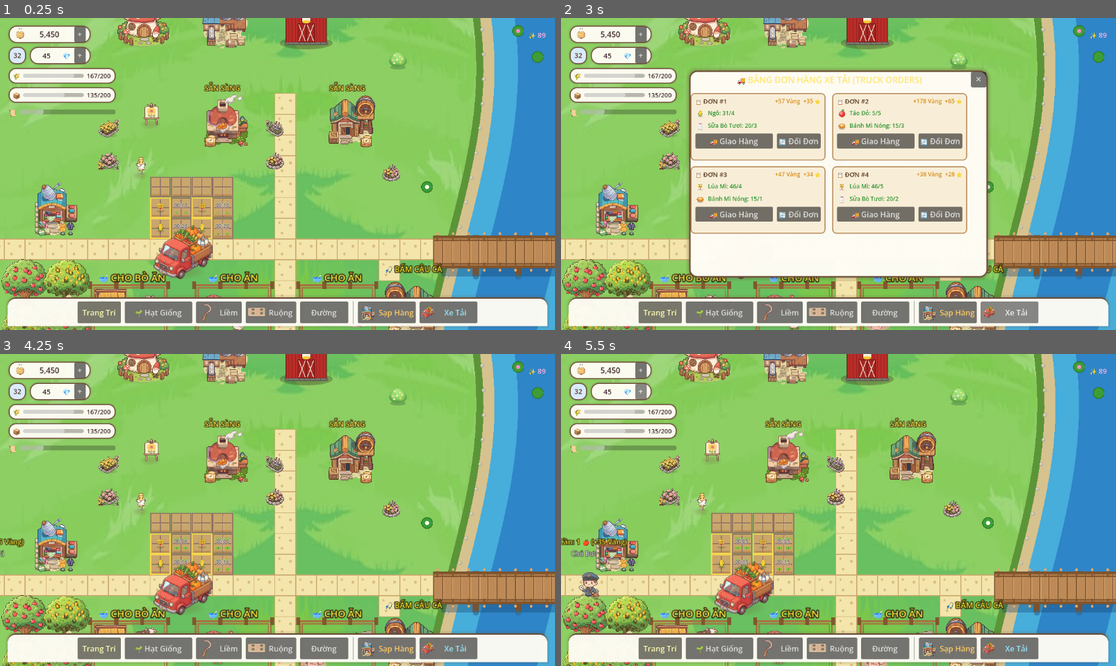
Above: before the commit, frames 1-4 (two rows, left to right).
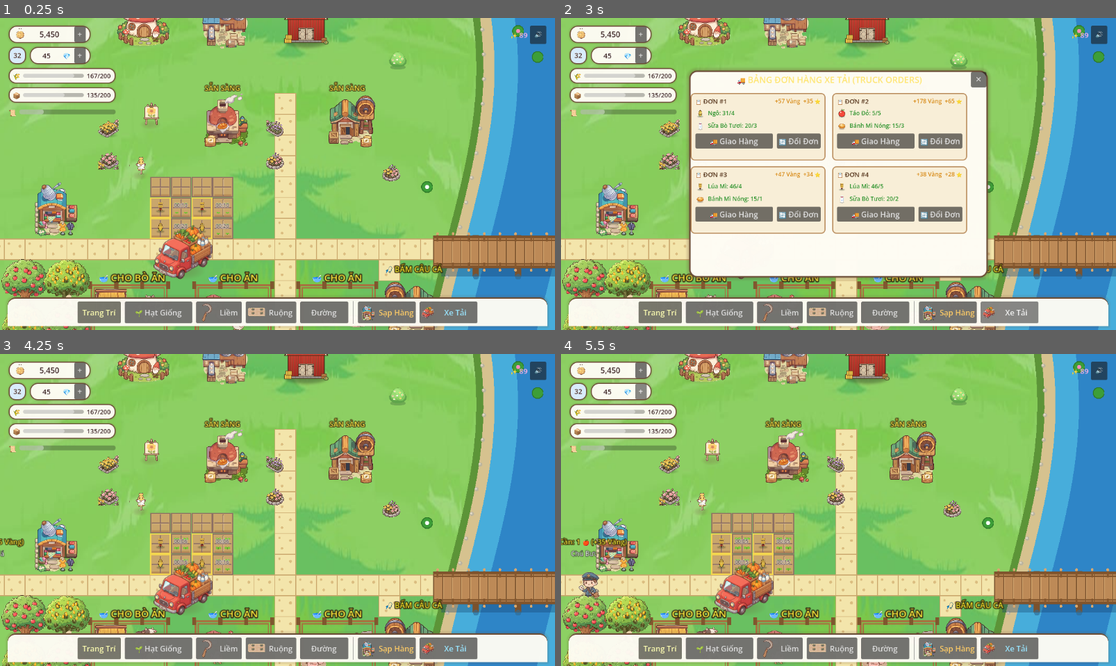
Above: after the commit, the same moments.

Repository: phidanghai-spec/Chibifarmer-
Game: Godot game, scene res://scenes/main_farm.tscn
Two runs of this game, one before a commit and one after it. Both use one fixed random seed, a clock stepped at 60 frames per second and the inputs below.
Inputs (mouse positions are in pixels of both pictures, inside the frame that each line leads up to):
- Up to frame 1 (0.25 s): no input
- Up to frame 2 (3 s): click (1099, 33) at 0.5 s, where only the run after the commit has a clickable "🔊"; click (1099, 33) at 1.25 s, where only the run after the commit has a clickable "🔇"; click "Sạp Hàng" at 2 s; click "Xe Tải" at 2.75 s
- Up to frame 3 (4.25 s): click "✕" at 3.5 s
- Up to frame 4 (5.5 s): click "+" at 4.25 s; click "+" at 5 s

The runs differ from the first frame. In frame 1, 0.8% of the frame differs, in the area x 28-99%, y 0-69%; in frame 2, 0.8%; in frame 3, 0.8%; in frame 4, 0.8%.

Commit message:
feat: 2.5D Chibi Barn, Ghost Preview, AudioManager & Visitor Dialogues

Diff:
--- a/project.godot
+++ b/project.godot
@@ -29,6 +29,7 @@
 TruckOrderSystem="*res://scripts/systems/truck_order_system.gd"
 SpriteAtlasManager="*res://scripts/core/sprite_atlas_manager.gd"
 SaveManager="*res://scripts/core/save_manager.gd"
+AudioManager="*res://scripts/core/audio_manager.gd"
 
 [debug]
 
--- a/scenes/ui_hud.tscn
+++ b/scenes/ui_hud.tscn
@@ -324,6 +324,13 @@
 theme_override_colors/font_color = Color(1, 0.7, 0.9, 1)
 theme_override_font_sizes/font_size = 15
 text = "✨ 10"
+
+[node name="BtnAudioToggle" type="Button" parent="TopRightHUD"]
+unique_name_in_owner = true
+custom_minimum_size = Vector2(34, 34)
+layout_mode = 2
+text = "🔊"
+tooltip_text = "Bật / Tắt Âm Thanh"
 
 [node name="BottomPanel" type="PanelContainer" parent="."]
 mouse_filter = 2
--- /dev/null
+++ b/scripts/core/audio_manager.gd
@@ -0,0 +1,78 @@
+extends Node
+
+## AudioManager
+## Quản lý âm thanh 2.5D Chibi Cozy Farm với AudioStreamPlayer Pool và 6 hiệu ứng .wav gốc.
+## 100% Static Typing GDScript 2.0.
+
+var is_muted: bool = false
+
+var _sounds: Dictionary = {} # String -> AudioStreamWAV
+var _players: Array[AudioStreamPlayer] = []
+const POOL_SIZE: int = 8
+var _current_player_idx: int = 0
+
+const SFX_MAP: Dictionary = {
+	"click": "res://assets/audio/sfx_click.wav",
+	"sfx_click": "res://assets/audio/sfx_click.wav",
+	"plant": "res://assets/audio/sfx_plant.wav",
+	"sfx_plant": "res://assets/audio/sfx_plant.wav",
+	"harvest": "res://assets/audio/sfx_harvest.wav",
+	"sfx_harvest": "res://assets/audio/sfx_harvest.wav",
+	"coin": "res://assets/audio/sfx_coin.wav",
+	"sfx_coin": "res://assets/audio/sfx_coin.wav",
+	"splash": "res://assets/audio/sfx_splash.wav",
+	"sfx_splash": "res://assets/audio/sfx_splash.wav",
+	"error": "res://assets/audio/sfx_error.wav",
+	"sfx_error": "res://assets/audio/sfx_error.wav"
+}
+
+func _ready() -> void:
+	# 1. Tải sẵn toàn bộ tài nguyên âm thanh .wav
+	for key: Variant in SFX_MAP:
+		var k_str: String = str(key)
+		var path_str: String = str(SFX_MAP[k_str])
+		if FileAccess.file_exists(path_str):
+			var stream: AudioStream = load(path_str) as AudioStream
+			if stream != null:
+				_sounds[k_str] = stream
+
+	# 2. Tạo Pool AudioStreamPlayer
+	for i: int in range(POOL_SIZE):
+		var p: AudioStreamPlayer = AudioStreamPlayer.new()
+		p.name = "SFXPlayer_%d" % i
+		p.bus = "Master"
+		add_child(p)
+		_players.append(p)
+
+	print("[AudioManager] Initialized with %d sounds and %d pooled players." % [_sounds.size(), _players.size()])
+
+func play_sfx(sfx_name: String) -> void:
+	if is_muted:
+		return
+
+	var clean_key: String = sfx_name.to_lower().strip_edges()
+	if not _sounds.has(clean_key):
+		if not clean_key.begins_with("sfx_"):
+			clean_key = "sfx_" + clean_key
+		if not _sounds.has(clean_key):
+			return
+
+	var stream: AudioStream = _sounds[clean_key] as AudioStream
+	if stream == null or _players.is_empty():
+		return
+
+	# Lấy player rảnh tiếp theo trong pool
+	var player: AudioStreamPlayer = _players[_current_player_idx]
+	_current_player_idx = (_current_player_idx + 1) % _players.size()
+
+	player.stop()
+	player.stream = stream
+	player.play()
+
+func toggle_mute() -> bool:
+	is_muted = not is_muted
+	if is_muted:
+		for p: AudioStreamPlayer in _players:
+			p.stop()
+	print("[AudioManager] Sound muted: ", is_muted)
+	return is_muted
--- a/scripts/core/main_farm.gd
+++ b/scripts/core/main_farm.gd
@@ -26,6 +26,10 @@
 var _truck_prop: Node2D = null
 var _barn_prop: Node2D = null
 var _silo_prop: Node2D = null
+
+var _ghost_preview_node: Node2D = null
+var _ghost_box: Polygon2D = null
+var _ghost_sprite: Sprite2D = null
 
 func _ready() -> void:
 	# Center camera around the vibrant central farm plaza immediately
@@ -73,6 +77,32 @@
 	# Link DragActionManager
 	if drag_action_manager != null:
 		drag_action_manager.main_farm = self
+		drag_action_manager.tool_changed.connect(_on_drag_tool_changed)
+
+	# Initialize Ghost Placement Preview Node (z_index = 50, top_level = false)
+	_ghost_preview_node = Node2D.new()
+	_ghost_preview_node.name = "GhostPlacementPreview"
+	_ghost_preview_node.z_index = 50
+	_ghost_preview_node.top_level = false
+	_ghost_preview_node.visible = false
+	add_child(_ghost_preview_node)
+
+	_ghost_box = Polygon2D.new()
+	_ghost_box.name = "GhostBox"
+	var half_box: float = 16.0
+	_ghost_box.polygon = PackedVector2Array([
+		Vector2(-half_box, -half_box),
+		Vector2(half_box, -half_box),
+		Vector2(half_box, half_box),
+		Vector2(-half_box, half_box)
+	])
+	_ghost_box.color = Color(1.0, 1.0, 1.0, 0.45)
+	_ghost_preview_node.add_child(_ghost_box)
+
+	_ghost_sprite = Sprite2D.new()
+	_ghost_sprite.name = "GhostSprite"
+	_ghost_sprite.position = Vector2.ZERO
+	_ghost_preview_node.add_child(_ghost_sprite)
 
 	# Initial Farm Build if Empty
 	if GridManager.occupied_cells.is_empty():
@@ -90,6 +120,100 @@
 		if arg == "--screenshot" or arg == "--run-tests":
 			_capture_screenshot_and_quit()
 			break
+
+func _on_drag_tool_changed(new_tool: DragActionManager.ToolType) -> void:
+	if _ghost_preview_node == null:
+		return
+
+	if new_tool == DragActionManager.ToolType.NONE or new_tool == DragActionManager.ToolType.SICKLE:
+		_ghost_preview_node.visible = false
+		return
+
+	var tex_id: String = ""
+	var spr_size: Vector2 = Vector2(28.0, 28.0)
+	match new_tool:
+		DragActionManager.ToolType.BUILD_FIELD:
+			tex_id = "field_plot"
+			spr_size = Vector2(28.0, 28.0)
+		DragActionManager.ToolType.BUILD_PATH:
+			tex_id = "path_tile"
+			spr_size = Vector2(28.0, 28.0)
+		DragActionManager.ToolType.PLANT_WHEAT:
+			tex_id = "wheat"
+			spr_size = Vector2(24.0, 24.0)
+		DragActionManager.ToolType.PLANT_CORN:
+			tex_id = "corn"
+			spr_size = Vector2(24.0, 24.0)
+		DragActionManager.ToolType.PLANT_CROP:
+			tex_id = drag_action_manager.selected_crop_id
+			spr_size = Vector2(24.0, 24.0)
+		DragActionManager.ToolType.PLANT_APPLE_TREE:
+			tex_id = "apple_seed"
+			spr_size = Vector2(28.0, 28.0)
+		DragActionManager.ToolType.PLANT_MANGO_TREE:
+			tex_id = "mango_seed"
+			spr_size = Vector2(28.0, 28.0)
+
+	if SpriteAtlasManager.has_texture(tex_id):
+		_ghost_sprite.texture = SpriteAtlasManager.get_texture(tex_id)
+		SpriteAtlasManager.set_sprite_pixel_size(_ghost_sprite, spr_size)
+		_ghost_sprite.visible = true
+	else:
+		_ghost_sprite.texture = null
+		_ghost_sprite.visible = false
+
+	_update_ghost_placement_preview(get_global_mouse_position())
+
+func _update_ghost_placement_preview(mouse_pos: Vector2) -> void:
+	if _ghost_preview_node == null or drag_action_manager == null:
+		return
+	var cur_tool: DragActionManager.ToolType = drag_action_manager.current_tool
+	if cur_tool == DragActionManager.ToolType.NONE or cur_tool == DragActionManager.ToolType.SICKLE:
+		_ghost_preview_node.visible = false
+		return
+
+	var cell: Vector2i = GridManager.world_to_grid(mouse_pos)
+	var snapped_pos: Vector2 = Vector2(float(cell.x) * 32.0 + 16.0, float(cell.y) * 32.0 + 16.0)
+	_ghost_preview_node.global_position = snapped_pos
+	_ghost_preview_node.visible = true
+
+	var is_valid: bool = false
+	match cur_tool:
+		DragActionManager.ToolType.BUILD_FIELD:
+			is_valid = not _is_in_water_pond(snapped_pos) and GridManager.can_place_building("field_plot", cell)
+		DragActionManager.ToolType.BUILD_PATH:
+			is_valid = not _is_in_water_pond(snapped_pos) and not GridManager.is_path_tile(cell) and not GridManager.is_cell_occupied(cell)
+		DragActionManager.ToolType.PLANT_APPLE_TREE:
+			is_valid = _can_plant_tree_preview(snapped_pos, "apple")
+		DragActionManager.ToolType.PLANT_MANGO_TREE:
+			is_valid = _can_plant_tree_preview(snapped_pos, "mango")
+		DragActionManager.ToolType.PLANT_WHEAT, DragActionManager.ToolType.PLANT_CORN, DragActionManager.ToolType.PLANT_CROP:
+			var plot: FieldPlot = get_field_plot_at(cell)
+			is_valid = (plot != null and plot.state == FieldPlot.PlotState.EMPTY)
+
+	if is_valid:
+		_ghost_preview_node.modulate = Color(0.35, 1.0, 0.45, 0.65) # Xanh Lá Trong Suốt
+	else:
+		_ghost_preview_node.modulate = Color(1.0, 0.35, 0.35, 0.65) # Đỏ Trong Suốt
+
+func _can_plant_tree_preview(world_pos: Vector2, tree_type: String) -> bool:
+	var seed_id: String = "apple_seed" if tree_type == "apple" else "mango_seed"
+	if not StorageManager.has_item(seed_id, 1):
+		return false
+	var cell: Vector2i = GridManager.world_to_grid(world_pos)
+	if not GridManager.is_within_bounds(cell):
+		return false
+	if GridManager.is_cell_occupied(cell) or GridManager.is_path_tile(cell):
+		return false
+	if _is_in_water_pond(world_pos):
+		return false
+	var fishing_rect: Rect2 = Rect2(Vector2(560.0, 560.0), Vector2(540.0, 300.0))
+	if fishing_rect.has_point(world_pos):
+		return false
+	for d: MovableDecor in _movable_decors:
+		if is_instance_valid(d) and world_pos.distance_to(d.global_position) < 32.0:
+			return false
+	return true
 
 func _screen_to_world(scr: Vector2) -> Vector2:
 	return (scr - Vector2(576.0, 324.0)) / 1.35 + camera_2d.position
@@ -197,21 +321,27 @@
 	var seed_id: String = "apple_seed" if tree_type == "apple" else "mango_seed"
 	if not StorageManager.has_item(seed_id, 1):
 		print("[MainFarm] Không đủ hạt giống: ", seed_id)
+		AudioManager.play_sfx("error")
 		return false
 
 	var cell: Vector2i = GridManager.world_to_grid(world_pos)
 	if not GridManager.is_within_bounds(cell):
+		AudioManager.play_sfx("error")
 		return false
 	if GridManager.is_cell_occupied(cell) or GridManager.is_path_tile(cell):
+		AudioManager.play_sfx("error")
 		return false
 	if _is_in_water_pond(world_pos):
+		AudioManager.play_sfx("error")
 		return false
 	var fishing_rect: Rect2 = Rect2(Vector2(560.0, 560.0), Vector2(540.0, 300.0))
 	if fishing_rect.has_point(world_pos):
+		AudioManager.play_sfx("error")
 		return false
 
 	for d: MovableDecor in _movable_decors:
 		if is_instance_valid(d) and world_pos.distance_to(d.global_position) < 32.0:
+			AudioManager.play_sfx("error")
 			return false
 
 	StorageManager.remove_item(seed_id, 1)
@@ -226,6 +356,7 @@
 
 	GridManager.add_attraction_score(5)
 	save_custom_decorations()
+	AudioManager.play_sfx("plant")
 	print("[MainFarm] Planted new ", tree_type, " tree at ", world_pos)
 	return true
 
@@ -659,7 +790,10 @@
 	return false
 
 func _unhandled_input(event: InputEvent) -> void:
-	if event is InputEventMouseButton:
+	if event is InputEventMouseMotion:
+		if drag_action_manager != null and drag_action_manager.current_tool != DragActionManager.ToolType.NONE and drag_action_manager.current_tool != DragActionManager.ToolType.SICKLE:
+			_update_ghost_placement_preview(get_global_mouse_position())
+	elif event is InputEventMouseButton:
 		var mb: InputEventMouseButton = event as InputEventMouseButton
 		if mb.button_index == MOUSE_BUTTON_LEFT and mb.is_pressed():
 			var cur_tool: DragActionManager.ToolType = drag_action_manager.current_tool if drag_action_manager != null else DragActionManager.ToolType.NONE
--- a/scripts/core/save_manager.gd
+++ b/scripts/core/save_manager.gd
@@ -2,7 +2,7 @@
 
 const SAVE_PATH: String = "user://hayday_save.json"
 
-const SAVE_VERSION: int = 7
+const SAVE_VERSION: int = 8
 
 var custom_decorations: Array = []
 
--- a/scripts/core/sprite_atlas_manager.gd
+++ b/scripts/core/sprite_atlas_manager.gd
@@ -234,6 +234,8 @@
 	_load_standalone_texture("item_tomato", "res://assets/sprites/item_tomato.png")
 	_load_standalone_texture("pumpkin", "res://assets/sprites/pumpkin.png")
 	_load_standalone_texture("item_pumpkin", "res://assets/sprites/item_pumpkin.png")
+	_load_standalone_texture("apple", "res://assets/sprites/apple.png")
+	_load_standalone_texture("item_apple", "res://assets/sprites/item_apple.png")
 
 	# Barn Building Sprite
 	_load_standalone_texture("building_barn", "res://assets/sprites/building_barn.png")
--- a/scripts/entities/animal_pen.gd
+++ b/scripts/entities/animal_pen.gd
@@ -325,6 +325,7 @@
 	state = PenState.PRODUCING
 
 	EventBus.animal_fed.emit(instance_id, animal_id, finish_timestamp)
+	AudioManager.play_sfx("plant")
 	_timer_label.text = "⏳ " + TickManager.format_duration(duration)
 	_timer_label.add_theme_color_override("font_color", Color(1.0, 1.0, 1.0))
 	_timer_label.add_theme_color_override("font_outline_color", Color(0.1, 0.1, 0.1))
@@ -344,10 +345,12 @@
 
 	if not StorageManager.can_store_item(product_id, count):
 		print("[AnimalPen] Kho Barn đã đầy!")
+		AudioManager.play_sfx("error")
 		return false
 
 	StorageManager.add_item(product_id, count)
 	StorageManager.add_xp(xp)
+	AudioManager.play_sfx("harvest")
 	EventBus.animal_collected.emit(instance_id, product_id)
 	EventBus.loot_collected.emit(product_id, count, global_position)
 
--- a/scripts/entities/field_plot.gd
+++ b/scripts/entities/field_plot.gd
@@ -126,6 +126,7 @@
 	_harvest_icon.visible = false
 
 	EventBus.field_planted.emit(instance_id, crop_id, finish_timestamp)
+	AudioManager.play_sfx("plant")
 	queue_redraw()
 	return true
 
@@ -157,10 +158,12 @@
 
 	if not StorageManager.can_store_item(crop_id, harvest_yield):
 		print("[FieldPlot] Kho Silo đã đầy!")
+		AudioManager.play_sfx("error")
 		return false
 
 	StorageManager.add_item(crop_id, harvest_yield)
 	StorageManager.add_xp(xp_reward)
+	AudioManager.play_sfx("harvest")
 	EventBus.field_harvested.emit(instance_id, crop_id)
 	EventBus.loot_collected.emit(crop_id, harvest_yield, global_position)
 
--- a/scripts/entities/movable_decor.gd
+++ b/scripts/entities/movable_decor.gd
@@ -374,6 +374,7 @@
 
 	# Add fruit: +2 quả vào Silo
 	StorageManager.add_item(fruit_id, 2)
+	AudioManager.play_sfx("harvest")
 	EventBus.loot_collected.emit(fruit_id, 2, global_position)
 
 	# Drop seed: rớt ngẫu nhiên +1 hạt giống (apple_seed hoặc mango_seed)
--- a/scripts/entities/production_machine.gd
+++ b/scripts/entities/production_machine.gd
@@ -94,6 +94,7 @@
 		if def_item != "" and StorageManager.can_store_item(def_item, 1):
 			StorageManager.add_item(def_item, 1)
 			StorageManager.add_xp(3)
+			AudioManager.play_sfx("harvest")
 			EventBus.loot_collected.emit(def_item, 1, global_position)
 			_spawn_local_harvest_fx(def_item)
 
@@ -110,6 +111,7 @@
 		# Machine is currently producing! Do NOT add product to inventory!
 		var hint_text: String = "Đang nướng bánh..." if machine_id == "bakery" else "Đang sản xuất..."
 		_show_floating_hint(hint_text)
+		AudioManager.play_sfx("error")
 
 	var tw: Tween = create_tween()
 	tw.tween_property(self, "scale", Vector2(1.08, 0.92), 0.08)
@@ -205,6 +207,7 @@
 		if StorageManager.can_store_item(item_id, 1):
 			StorageManager.add_item(item_id, 1)
 			StorageManager.add_xp(3)
+			AudioManager.play_sfx("harvest")
 			EventBus.production_collected.emit(instance_id, item_id)
 			EventBus.loot_collected.emit(item_id, 1, global_position)
 			_spawn_local_harvest_fx(item_id)
@@ -212,5 +215,6 @@
 			completed_items.append(item_id)
 			success_all = false
 			print("[ProductionMachine] Kho Barn đã đầy!")
+			AudioManager.play_sfx("error")
 
 	return success_all
--- a/scripts/interaction/drag_action_manager.gd
+++ b/scripts/interaction/drag_action_manager.gd
@@ -218,6 +218,7 @@
 		cost = int(b_info.get("cost_gold", 1))
 
 	if not StorageManager.has_gold(cost):
+		AudioManager.play_sfx("error")
 		return
 
 	if GridManager.can_place_building("field_plot", cell):
@@ -225,7 +226,10 @@
 			if main_farm != null and main_farm.has_method("auto_clear_decor_at_cell"):
 				main_farm.call("auto_clear_decor_at_cell", cell)
 			var inst_id: int = GridManager.place_building("field_plot", cell)
+			AudioManager.play_sfx("plant")
 			print("[DragActionManager] Built new field plot at cell: ", cell, " (inst_id: ", inst_id, ")")
+	else:
+		AudioManager.play_sfx("error")
 
 func _handle_build_path(cell: Vector2i) -> void:
 	if cell == _last_drag_cell:
@@ -238,6 +242,7 @@
 		cost = int(p_info.get("cost_gold", 5))
 
 	if not StorageManager.has_gold(cost):
+		AudioManager.play_sfx("error")
 		return
 
 	if not GridManager.is_path_tile(cell) and not GridManager.is_cell_occupied(cell):
@@ -245,7 +250,10 @@
 			if main_farm != null and main_farm.has_method("auto_clear_decor_at_cell"):
 				main_farm.call("auto_clear_decor_at_cell", cell)
 			GridManager.place_path(cell)
+			AudioManager.play_sfx("plant")
 			print("[DragActionManager] Built path tile at cell: ", cell)
+	else:
+		AudioManager.play_sfx("error")
 
 func _get_field_plot_at(cell: Vector2i) -> FieldPlot:
 	if main_farm == null:
--- a/scripts/interaction/ui_hud.gd
+++ b/scripts/interaction/ui_hud.gd
@@ -14,6 +14,7 @@
 @onready var label_barn: Label = %LabelBarn
 @onready var progress_barn: ProgressBar = %ProgressBarn
 @onready var label_attraction: Label = %LabelAttraction
+@onready var btn_audio_toggle: Button = %BtnAudioToggle
 
 # --- Bottom Tools ---
 @onready var btn_view: Button = %BtnView
@@ -129,6 +130,16 @@
 			open_storage_popup("barn")
 	)
 
+	# Audio Mute / Unmute Toggle Button
+	if btn_audio_toggle != null:
+		btn_audio_toggle.text = "🔇" if AudioManager.is_muted else "🔊"
+		btn_audio_toggle.pressed.connect(func() -> void:
+			var muted: bool = AudioManager.toggle_mute()
+			btn_audio_toggle.text = "🔇" if muted else "🔊"
+			if not muted:
+				AudioManager.play_sfx("click")
+		)
+
 	if RoadsideShop != null:
 		RoadsideShop.shop_updated.connect(_refresh_shop_ui)
 	if TruckOrderSystem != null:
@@ -411,6 +422,7 @@
 # --- Roadside Shop Modal ---
 
 func toggle_shop_popup() -> void:
+	AudioManager.play_sfx("click")
 	panel_shop.visible = not panel_shop.visible
 	if panel_shop.visible:
 		panel_truck.visible = false
@@ -508,6 +520,7 @@
 # --- Truck Orders Modal ---
 
 func toggle_truck_popup() -> void:
+	AudioManager.play_sfx("click")
 	panel_truck.visible = not panel_truck.visible
 	if panel_truck.visible:
 		panel_shop.visible = false
@@ -732,6 +745,7 @@
 var _current_storage_view: String = "silo"
 
 func open_storage_popup(storage_type: String) -> void:
+	AudioManager.play_sfx("click")
 	_current_storage_view = storage_type
 	panel_shop.visible = false
 	panel_truck.visible = false
@@ -747,16 +761,16 @@
 func _init_storage_modal() -> void:
 	_storage_modal = PanelContainer.new()
 	_storage_modal.name = "StorageModal"
-	_storage_modal.custom_minimum_size = Vector2(460, 360)
+	_storage_modal.custom_minimum_size = Vector2(460, 390)
 	_storage_modal.anchors_preset = Control.PRESET_CENTER
 	_storage_modal.anchor_left = 0.5
 	_storage_modal.anchor_top = 0.5
 	_storage_modal.anchor_right = 0.5
 	_storage_modal.anchor_bottom = 0.5
 	_storage_modal.offset_left = -230.0
-	_storage_modal.offset_top = -180.0
+	_storage_modal.offset_top = -195.0
 	_storage_modal.offset_right = 230.0
-	_storage_modal.offset_bottom = 180.0
+	_storage_modal.offset_bottom = 195.0
 	_storage_modal.z_index = 60
 
 	var sb: StyleBoxFlat = StyleBoxFlat.new()
@@ -766,8 +780,8 @@
 	sb.set_corner_radius_all(10)
 	sb.content_margin_left = 16
 	sb.content_margin_right = 16
-	sb.content_margin_top = 12
-	sb.content_margin_bottom = 12
+	sb.content_margin_top = 14
+	sb.content_margin_bottom = 14
 	_storage_modal.add_theme_stylebox_override("panel", sb)
 
 	add_child(_storage_modal)
@@ -825,17 +839,26 @@
 	pbar.show_percentage = false
 	hbox_cap.add_child(pbar)
 
-	# Item Grid in ScrollContainer
+	# Item Grid in ScrollContainer with MarginContainer padding
 	var scroll: ScrollContainer = ScrollContainer.new()
-	scroll.custom_minimum_size = Vector2(420, 180)
+	scroll.custom_minimum_size = Vector2(420, 210)
 	scroll.size_flags_vertical = Control.SIZE_EXPAND_FILL
 	vbox.add_child(scroll)
+
+	var margin_container: MarginContainer = MarginContainer.new()
+	margin_container.size_flags_horizontal = Control.SIZE_EXPAND_FILL
+	margin_container.size_flags_vertical = Control.SIZE_EXPAND_FILL
+	margin_container.add_theme_constant_override("margin_top", 10)
+	margin_container.add_theme_constant_override("margin_bottom", 10)
+	margin_container.add_theme_constant_override("margin_left", 6)
+	margin_container.add_theme_constant_override("margin_right", 6)
+	scroll.add_child(margin_container)
 
 	var grid: GridContainer = GridContainer.new()
 	grid.columns = 4
 	grid.add_theme_constant_override("h_separation", 10)
 	grid.add_theme_constant_override("v_separation", 10)
-	scroll.add_child(grid)
+	margin_container.add_child(grid)
 
 	var items_dict: Dictionary = StorageManager.silo_items if _current_storage_view == "silo" else StorageManager.barn_items
 	var item_count_total: int = 0
--- a/scripts/systems/fishing_minigame.gd
+++ b/scripts/systems/fishing_minigame.gd
@@ -145,6 +145,7 @@
 	StorageManager.add_item(reward_fish, 1)
 	StorageManager.add_gold(20)
 	StorageManager.add_xp(5)
+	AudioManager.play_sfx("splash")
 
 	EventBus.loot_collected.emit(reward_fish, 1, spot_pos)
 	EventBus.loot_collected.emit("gold", 20, spot_pos)
--- a/scripts/systems/truck_order_system.gd
+++ b/scripts/systems/truck_order_system.gd
@@ -84,6 +84,7 @@
 	# 2. Reward Gold and XP
 	StorageManager.add_gold(reward_gold)
 	StorageManager.add_xp(reward_xp)
+	AudioManager.play_sfx("coin")
 
 	EventBus.truck_order_completed.emit(order_id, reward_gold, reward_xp)
 	print("[TruckOrderSystem] Fulfilled order ", order_id, "! Earned +", reward_gold, " gold, +", reward_xp, " XP")
--- a/scripts/visitors/roadside_shop.gd
+++ b/scripts/visitors/roadside_shop.gd
@@ -91,6 +91,7 @@
 
 	var coins: int = int(slot.get("price", 0))
 	StorageManager.add_gold(coins)
+	AudioManager.play_sfx("coin")
 
 	# Clear slot
 	slot["item_id"] = ""
--- a/scripts/visitors/visitor_npc.gd
+++ b/scripts/visitors/visitor_npc.gd
@@ -26,6 +26,8 @@
 var _tip_sprite: Sprite2D
 var _label_name: Label
 var _label_demand: Label
+var _chat_label: Label
+var _dialogue_timer: Timer
 
 # Tourism Demand Mechanics
 var requested_item: String = "apple"
@@ -85,6 +87,28 @@
 	_label_demand.add_theme_color_override("font_outline_color", Color(0.12, 0.08, 0.02, 1.0))
 	_label_demand.add_theme_constant_override("outline_size", 4)
 	add_child(_label_demand)
+
+	# 6. Overhead Emotion & Short Dialogue Bubble
+	_chat_label = Label.new()
+	_chat_label.horizontal_alignment = HORIZONTAL_ALIGNMENT_CENTER
+	_chat_label.vertical_alignment = VERTICAL_ALIGNMENT_CENTER
+	_chat_label.position = Vector2(-95, -104)
+	_chat_label.size = Vector2(190, 22)
+	_chat_label.z_index = 30
+	_chat_label.add_theme_font_size_override("font_size", 10)
+	_chat_label.add_theme_color_override("font_color", Color(1.0, 1.0, 1.0, 1.0))
+	_chat_label.add_theme_color_override("font_outline_color", Color(0.2, 0.12, 0.05, 1.0))
+	_chat_label.add_theme_constant_override("outline_size", 3)
+	_chat_label.visible = false
+	_chat_label.modulate.a = 0.0
+	add_child(_chat_label)
+
+	_dialogue_timer = Timer.new()
+	_dialogue_timer.one_shot = false
+	_dialogue_timer.wait_time = randf_range(12.0, 18.0)
+	_dialogue_timer.autostart = true
+	_dialogue_timer.timeout.connect(_on_dialogue_timeout)
+	add_child(_dialogue_timer)
 
 func activate(type_id: String, start_pos: Vector2, target_pos: Vector2, dest_type: String = "sightseeing", slot_idx: int = -1) -> void:
 	var valid_types: Array[String] = [
@@ -194,6 +218,7 @@
 		_label_demand.text = "😍 Cảm ơn! +5✨"
 		_label_demand.add_theme_color_override("font_color", Color(0.4, 1.0, 0.4))
 		_show_emote()
+		AudioManager.play_sfx("coin")
 
 		var tw: Tween = create_tween()
 		self.scale = Vector2(1.08, 0.92)
@@ -203,6 +228,7 @@
 	else:
 		# Player doesn't have requested item yet -> Friendly tip +10 gold for visiting
 		StorageManager.add_gold(10)
+		AudioManager.play_sfx("coin")
 		EventBus.loot_collected.emit("gold", 10, global_position)
 
 		_label_demand.text = "Chưa có %s! Tặng 10 Vàng" % requested_name
@@ -243,6 +269,9 @@
 	self.scale = Vector2.ONE
 	if _body_sprite != null:
 		_body_sprite.scale = _base_sprite_scale
+	if _chat_label != null:
+		_chat_label.visible = false
+		_chat_label.modulate.a = 0.0
 
 func _process(delta: float) -> void:
 	if state == VisitorState.INACTIVE:
@@ -349,12 +378,45 @@
 	var reward_coins: int = 15 + int(GridManager.total_attraction_score * 0.5)
 	StorageManager.add_gold(reward_coins)
 	StorageManager.add_xp(5)
+	AudioManager.play_sfx("coin")
 	EventBus.tourist_tipped.emit(0, reward_coins, 5, position)
 
 	var tween: Tween = create_tween()
 	tween.tween_property(_tip_sprite, "position:y", -42.0, 0.5)
 	tween.tween_interval(1.4)
 	tween.tween_property(_tip_sprite, "visible", false, 0.1)
+
+func _on_dialogue_timeout() -> void:
+	if state == VisitorState.INACTIVE or not visible:
+		return
+
+	const PRAISE_QUOTES: Array[String] = [
+		"🌸 Hoa anh đào bên sông đẹp quá!",
+		"🍞 Bánh mì mới ra lò thơm phức!",
+		"🌉 Đi dạo qua cầu gỗ mát thật!",
+		"🍎 Vườn cây trái nhìn mê quá!",
+		"✨ Nông trại yên bình tuyệt vời!"
+	]
+
+	var quote: String = PRAISE_QUOTES[randi() % PRAISE_QUOTES.size()]
+	_show_chat_dialogue(quote)
+	if _dialogue_timer != null:
+		_dialogue_timer.wait_time = randf_range(12.0, 18.0)
+
+func _show_chat_dialogue(text: String) -> void:
+	if _chat_label == null:
+		return
+	_chat_label.text = text
+	_chat_label.visible = true
+	_chat_label.modulate.a = 0.0
+	var tw: Tween = create_tween()
+	tw.tween_property(_chat_label, "modulate:a", 1.0, 0.35)
+	tw.tween_interval(2.65)
+	tw.tween_property(_chat_label, "modulate:a", 0.0, 0.5)
+	tw.tween_callback(func() -> void:
+		if is_instance_valid(_chat_label):
+			_chat_label.visible = false
+	)
 
 func _start_walking_to_exit() -> void:
 	if manager != null and queue_slot_index >= 0:
Not shown, added: assets/audio/sfx_click.wav.import
Not shown, added: assets/audio/sfx_coin.wav.import
Not shown, added: assets/audio/sfx_error.wav.import
Not shown, added: assets/audio/sfx_harvest.wav.import
Not shown, added: assets/audio/sfx_plant.wav.import
Not shown, added: assets/audio/sfx_splash.wav.import
Not shown, added: assets/sprites/animal_feed.png.import
Binary file added: assets/sprites/apple.png
Not shown, added: assets/sprites/apple.png.import
Not shown, added: assets/sprites/bacon.png.import
Not shown, added: assets/sprites/bread.png.import
Binary file changed: assets/sprites/building_barn.png
(and 77 more such lines)
